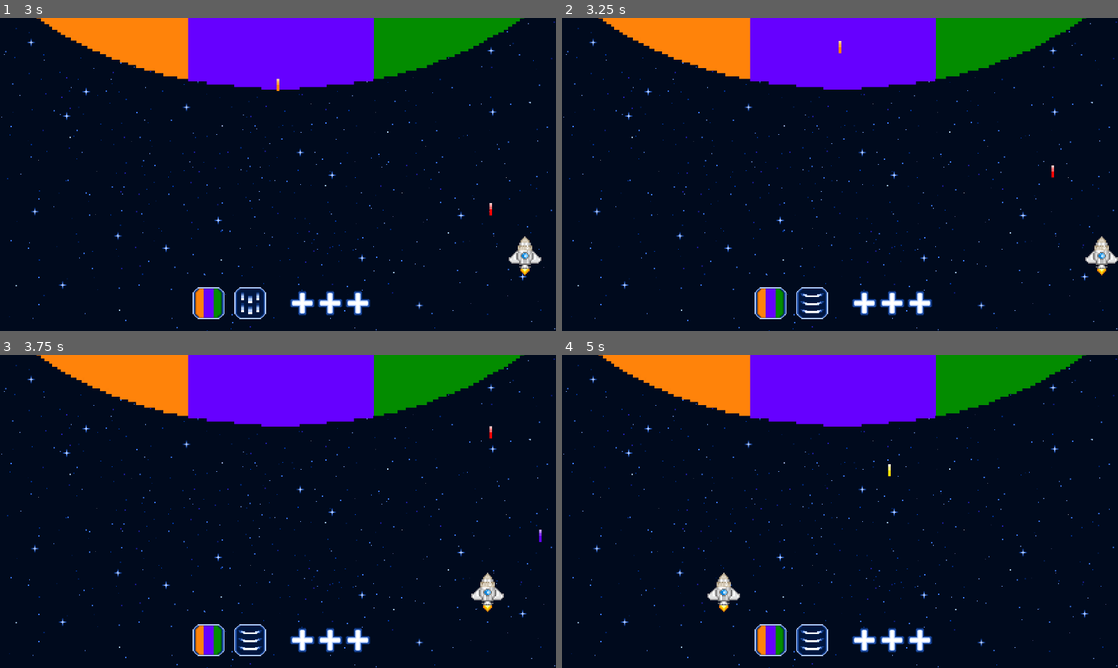
Above: before the commit, frames 1-4 (two rows, left to right).
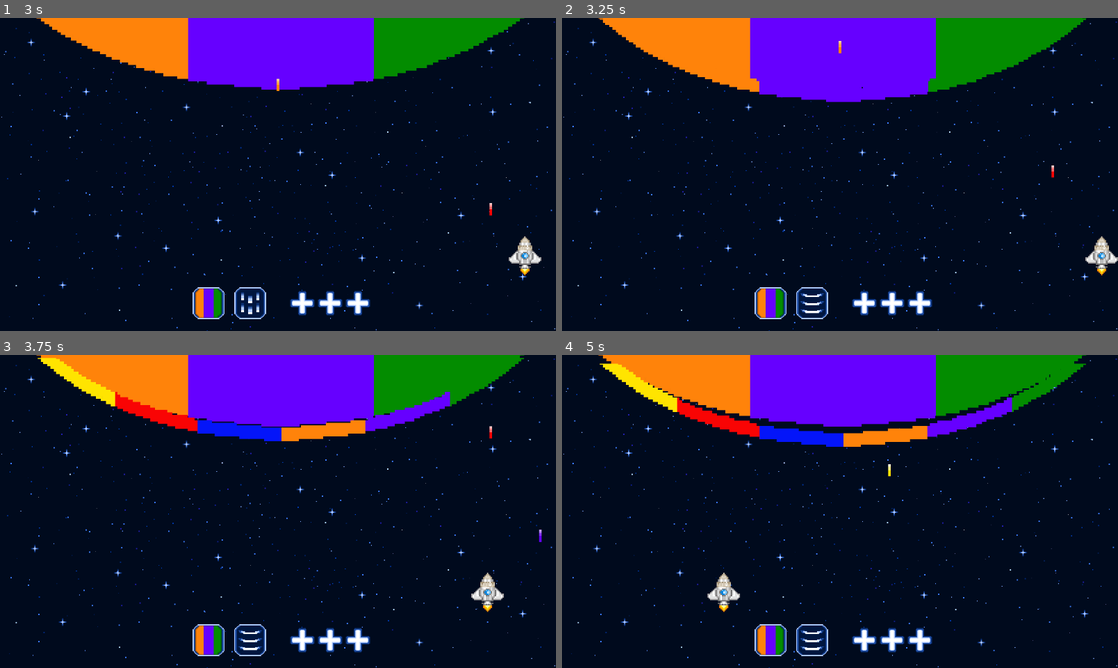
Above: after the commit, the same moments.

Repository: Annars30/GithubRepos-FINAL-project-ver1
Game: Godot game, scene res://Scenes/game.tscn
The game is run twice, just before and just after one commit, with the same random seed, the same clock (stepped at 60 frames per second) and the same inputs.
Inputs (mouse positions are in pixels of both pictures, inside the frame that each line leads up to):
- Up to frame 1 (3 s): tap Enter at 0.5 s; move the mouse to (211, 302) at 0.52 s; hold Right (move_right) 0.53-1.28 s; hold B (fire_blue) 0.53-1.28 s; click (211, 302) at 0.67 s; move the mouse to (250, 302) at 1.27 s; hold Left (move_left) 1.28-2.03 s; tap G (fire_green) at 1.35 s; click (250, 302) at 1.42 s; move the mouse to (333, 105) at 2.02 s; hold O (fire_orange) 2.03-2.78 s; hold Right (move_right) from 2.03 s (still down); move the mouse to (250, 237) at 2.77 s; tap R (fire_red) at 2.85 s; click (250, 237) at 2.92 s
- Up to frame 2 (3.25 s): keep holding Right (move_right)
- Up to frame 3 (3.75 s): move the mouse to (444, 558) at 3.52 s; release Right (move_right) at 3.53 s; hold Left (move_left) from 3.53 s (still down); hold V (fire_violet) from 3.53 s (still down)
- Up to frame 4 (5 s): keep holding Left (move_left); move the mouse to (673, 464) at 4.27 s; release V (fire_violet) at 4.28 s; tap Y (fire_yellow) at 4.35 s

Frame 1 is identical in both runs. In frame 2, 2.8% of the frame differs, in the area x 6-95%, y 0-27%; in frame 3, 3.6%; in frame 4, 3.8%, in the area x 6-95%, y 2-30%.
Error before the commit: Invalid assignment of property or key 'direction' with value of type 'Vector2' on a base object of type 'CharacterBody2D'. (res://Scripts/supernova.gd:55)

Commit message:
Update supernova_wave.gd

Diff:
--- a/Scripts/supernova_wave.gd
+++ b/Scripts/supernova_wave.gd
@@ -1,8 +1,15 @@
-extends Area2D
+extends CharacterBody2D
 
+@onready var supernova_wave: AnimatedSprite2D = $AnimatedSprite2D
+@export var speed: float = 200
+var direction: Vector2 = Vector2.ZERO
+var move_speed := 10
+var dice1_result: int
 
-@export var sprite_list: Array[Texture2D]
-@onready var supernova_wave: Sprite2D = $Sprite2D
+func wave_color():
+	if supernova_wave.sprite_frames.has_animation("wave"):
+		supernova_wave.play("wave")
+		supernova_wave.frame = dice1_result
 
-func _ready() -> void:
-	supernova_wave.texture = sprite_list[0]
+func _physics_process(delta):
+	supernova_wave.position.y += move_speed * delta
